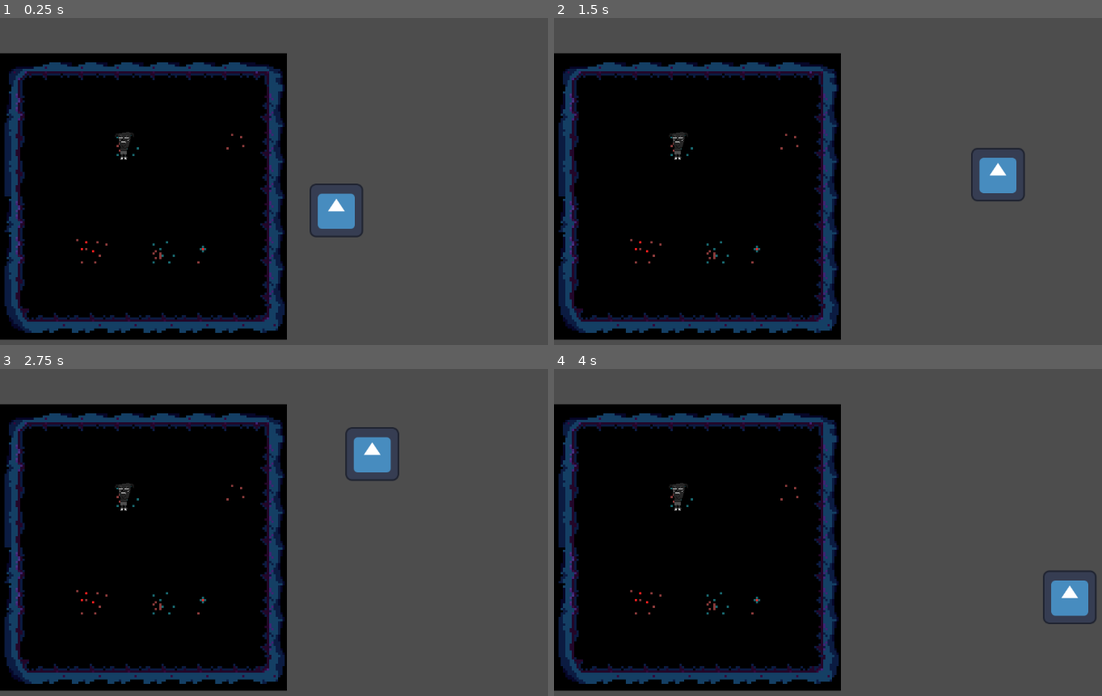
Above: before the commit, frames 1-4 (two rows, left to right).
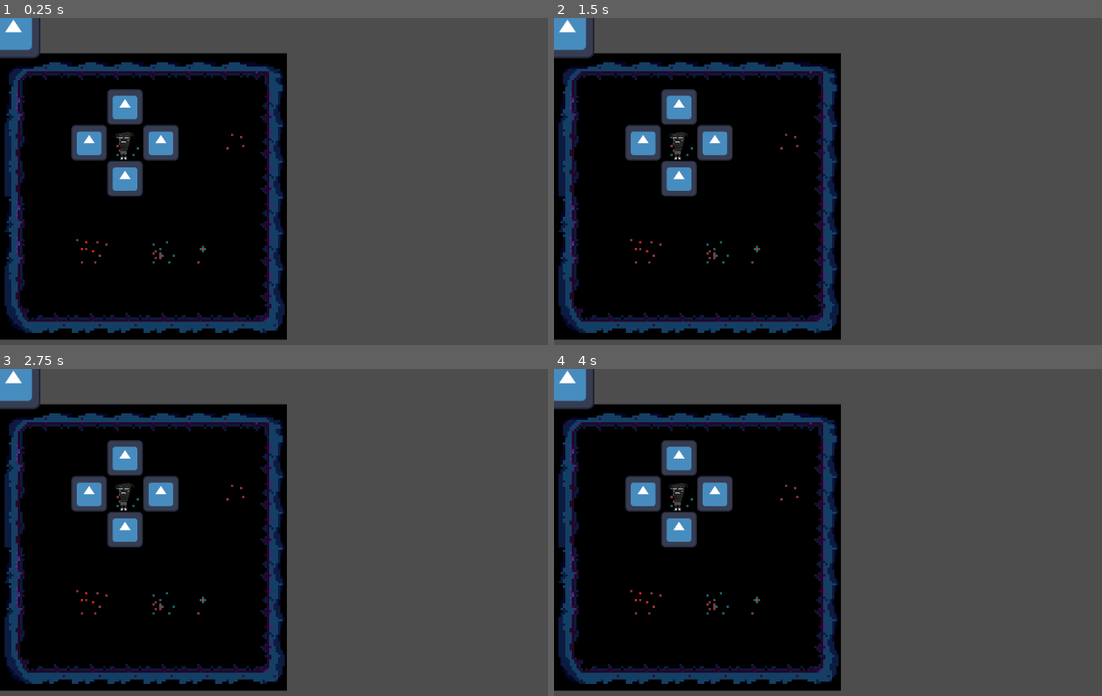
Above: after the commit, the same moments.

Repository: x8c8r/icojam2023
Game: Godot game, scene res://Scenes/InitScene.tscn
Same seed, same stepped clock (60 frames per second), same inputs: the game is played once before the commit and once after it. The engine's default icon, where the game draws it, is replaced by a stand-in: a white triangle on a blue panel in a dark square.
Inputs (mouse positions are in pixels of both pictures, inside the frame that each line leads up to):
- Up to frame 1 (0.25 s): no input
- Up to frame 2 (1.5 s): tap Enter at 0.5 s; move the mouse to (1019, 181) at 0.52 s; click (1019, 181) at 0.6 s; click (1019, 181) at 1.25 s; move the mouse to (745, 217) at 1.27 s; tap A (action_toggle_move_attack) at 1.35 s
- Up to frame 3 (2.75 s): click (191, 568) at 1.55 s; click (191, 568) at 2 s; move the mouse to (389, 470) at 2.02 s; click (389, 470) at 2.1 s
- Up to frame 4 (4 s): click (943, 470) at 2.75 s; move the mouse to (844, 624) at 2.77 s; click (844, 624) at 2.85 s; click (844, 624) at 3.5 s; move the mouse to (1069, 604) at 3.52 s; tap A (action_toggle_move_attack) at 3.6 s; click (1069, 604) at 3.8 s

The runs differ from the first frame. In frame 1, 4.5% of the frame differs, in the area x 0-67%, y 0-68%; in frame 2, 4.5%; in frame 3, 4.6%, in the area x 0-73%, y 0-55%; in frame 4, 4.5%.

Commit message:
Added outlines

Diff:
--- a/Objects/Player/player.gd
+++ b/Objects/Player/player.gd
@@ -22,8 +22,12 @@
 	position = pos
 
 ## OUTLINE
+## OUTLINE
 func move_outline(target_pos:Vector2) -> void:
-	outline.position = GridHelper.get_cell_pos_in_tilemap(tilemap, target_pos)*64
+	$Icon.visible = GridHelper.is_valid_movement($"../Collision", GridHelper.get_cell_pos_in_tilemap($"../Collision", position)+Vector2i.RIGHT, GridHelper.get_cell_pos_in_tilemap($"../Collision", position))
+	$Icon2.visible = GridHelper.is_valid_movement($"../Collision", GridHelper.get_cell_pos_in_tilemap($"../Collision", position)+Vector2i.LEFT, GridHelper.get_cell_pos_in_tilemap($"../Collision", position))
+	$Icon3.visible = GridHelper.is_valid_movement($"../Collision", GridHelper.get_cell_pos_in_tilemap($"../Collision", position)+Vector2i.DOWN, GridHelper.get_cell_pos_in_tilemap($"../Collision", position))
+	$Icon4.visible = GridHelper.is_valid_movement($"../Collision", GridHelper.get_cell_pos_in_tilemap($"../Collision", position)+Vector2i.UP, GridHelper.get_cell_pos_in_tilemap($"../Collision", position))
 
 # LOOP
 func check_inputs() -> Dictionary:
@@ -81,7 +85,7 @@
 	if inputs.confirm_action:
 		var pos = GridHelper.get_cell_pos_in_tilemap(tilemap, get_viewport().get_mouse_position())
 
-		if GridHelper.is_valid_movement(tilemap,position,pos):
+		if GridHelper.is_valid_movement(tilemap,GridHelper.get_cell_pos_in_tilemap(tilemap, position),pos):
 			move_tile_target = pos
 	pass
 
--- a/Objects/Player/player.tscn
+++ b/Objects/Player/player.tscn
@@ -1,7 +1,8 @@
-[gd_scene load_steps=3 format=3 uid="uid://c0g5g5d5km30u"]
+[gd_scene load_steps=4 format=3 uid="uid://c0g5g5d5km30u"]
 
 [ext_resource type="Script" path="res://Objects/Player/player.gd" id="1_2yoxu"]
 [ext_resource type="Texture2D" uid="uid://cx1v44qv0wmas" path="res://Sprites/pixilart-drawing.png" id="2_oowfy"]
+[ext_resource type="Texture2D" uid="uid://b3w8xfpwpr47e" path="res://icon.svg" id="3_4ln34"]
 
 [node name="player" type="Node2D"]
 script = ExtResource("1_2yoxu")
@@ -9,3 +10,23 @@
 [node name="Sprite2D" type="Sprite2D" parent="."]
 texture_filter = 1
 texture = ExtResource("2_oowfy")
+
+[node name="Icon" type="Sprite2D" parent="."]
+position = Vector2(64, 0)
+scale = Vector2(0.5, 0.5)
+texture = ExtResource("3_4ln34")
+
+[node name="Icon2" type="Sprite2D" parent="."]
+position = Vector2(-64, 0)
+scale = Vector2(0.5, 0.5)
+texture = ExtResource("3_4ln34")
+
+[node name="Icon3" type="Sprite2D" parent="."]
+position = Vector2(0, 64)
+scale = Vector2(0.5, 0.5)
+texture = ExtResource("3_4ln34")
+
+[node name="Icon4" type="Sprite2D" parent="."]
+position = Vector2(0, -64)
+scale = Vector2(0.5, 0.5)
+texture = ExtResource("3_4ln34")
Binary file added: grid_outline.png
Not shown, added: grid_outline.png.import
